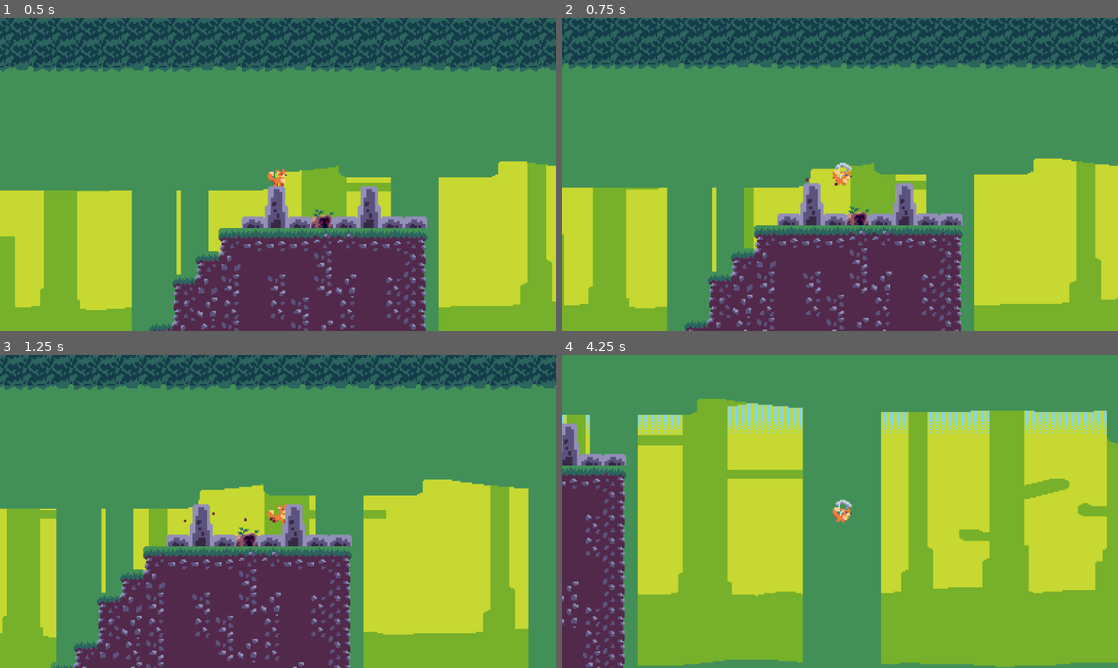
Above: before the commit, frames 1-4 (two rows, left to right).
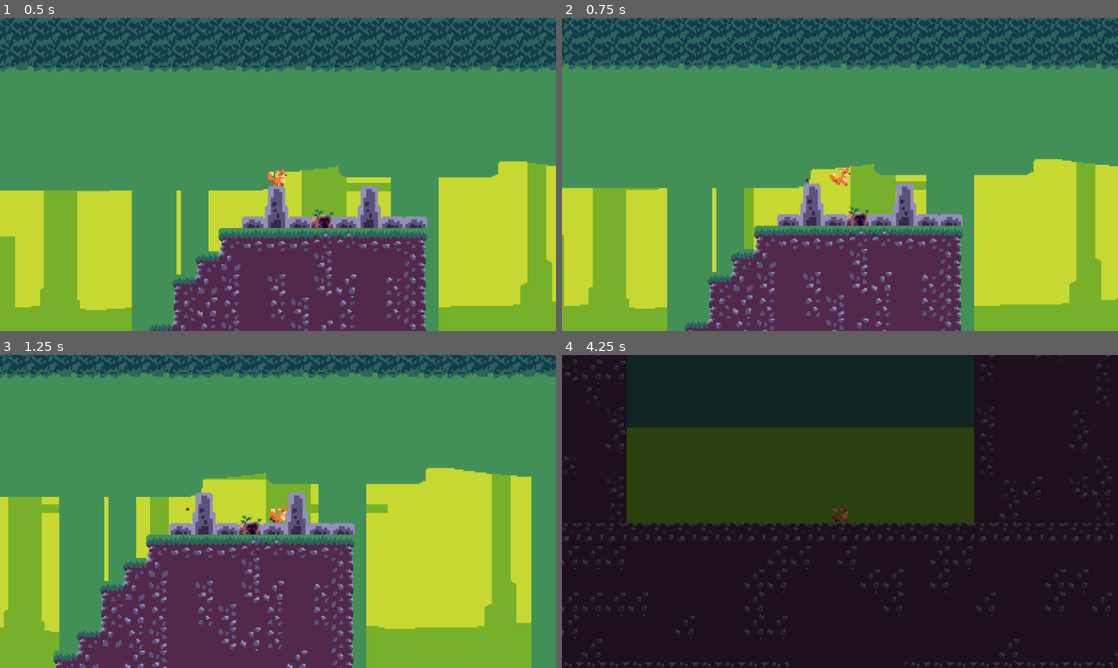
Above: after the commit, the same moments.

Repository: mojius/ARTG120Game
Game: Godot game, scene res://map.tscn
The game is run twice, just before and just after one commit, with the same random seed, the same clock (stepped at 60 frames per second) and the same inputs.
Inputs:
- Up to frame 1 (0.5 s): no input
- Up to frame 2 (0.75 s): tap Enter (ui_accept) at 0.5 s; hold D (Right) from 0.53 s (still down); hold Ctrl (Float) from 0.53 s (still down)
- Up to frame 3 (1.25 s): keep holding D (Right); keep holding Ctrl (Float); tap Space (Jump) at 0.77 s
- Up to frame 4 (4.25 s): release Ctrl (Float) at 1.28 s; tap X (Dash) at 1.35 s; tap Space (Jump) at 1.52, 3.02, 3.77 s; tap Ctrl (Float) at 1.55, 3.05 s; release D (Right) at 2.03 s; hold A (Left) 2.03-2.78 s; hold Ctrl (Float) 2.03-2.78 s; hold D (Right) from 2.78 s (still down); tap Up (Talk) at 2.85 s; hold Ctrl (Float) from 3.53 s (still down)

Frame 1 is identical in both runs. In frame 2, 2.5% of the frame differs, in the area x 0-100%, y 0-100%; in frame 3, 21%; in frame 4, 100%.

Commit message:
get ability

Diff:
--- a/Bear.gd
+++ b/Bear.gd
@@ -7,6 +7,7 @@
 var isTalking = false
 
 @onready var textbox = $Textbox
+@onready var player = $Player
 
 var dialog = Callable(self, "introDialog")
 
@@ -40,7 +41,7 @@
 	textbox.queue_text("BUT SHE'S BUSY WITH THE CUBS, YOU KNOW?")
 	textbox.queue_text("BUT THAT'S LIFE.")
 	textbox.queue_text("THANKS, FOX. THERE'S A FISH IN IT FOR YOU LATER.")
-
+	player.canRockSmash = true
 
 func _on_area_exited(_qarea):
 	textbox.text_queue.clear()
--- a/Player.gd
+++ b/Player.gd
@@ -35,9 +35,9 @@
 var hasScratcher = false
 
 #can do ability
-var canFloat = true
-var CAN_WALL_JUMP = true
-var canRockSmash = true
+var canFloat = false
+var CAN_WALL_JUMP = false
+var canRockSmash = false
 
 # BUGS #
 # Fast wall climb
--- a/Spider.gd
+++ b/Spider.gd
@@ -7,6 +7,7 @@
 var NPCname = "spider"
 
 @onready var textbox = $Textbox
+@onready var player = $Player
 
 var dialog = Callable(self, "introDialog")
 
@@ -40,6 +41,7 @@
 	textbox.queue_text("MY LEGS, YOU DID IT!!")
 	textbox.queue_text("EVERY SPIDER IN THE FOREST IS IN YOUR DEBT.")
 	textbox.queue_text("C'MERE, BABIES. LET'S ALL GO EAT SOME BOXELDER BUGS.")
+	player.canFloat = true
 
 
 func _on_area_exited(_area):
--- a/Squirrel.gd
+++ b/Squirrel.gd
@@ -7,6 +7,7 @@
 var isTalking = false
 
 @onready var textbox = $Textbox
+@onready var player = $Player
 
 var dialog = Callable(self, "introDialog")
 
@@ -41,6 +42,7 @@
 	textbox.queue_text("BUT SHE'S BUSY WITH THE CUBS, YOU KNOW?")
 	textbox.queue_text("BUT THAT'S LIFE.")
 	textbox.queue_text("THANKS, FOX. THERE'S A FISH IN IT FOR YOU LATER.")
+	player.CAN_WALL_JUMP = true
 
 func _on_area_exited(_area):
 	textbox.text_queue.clear()
